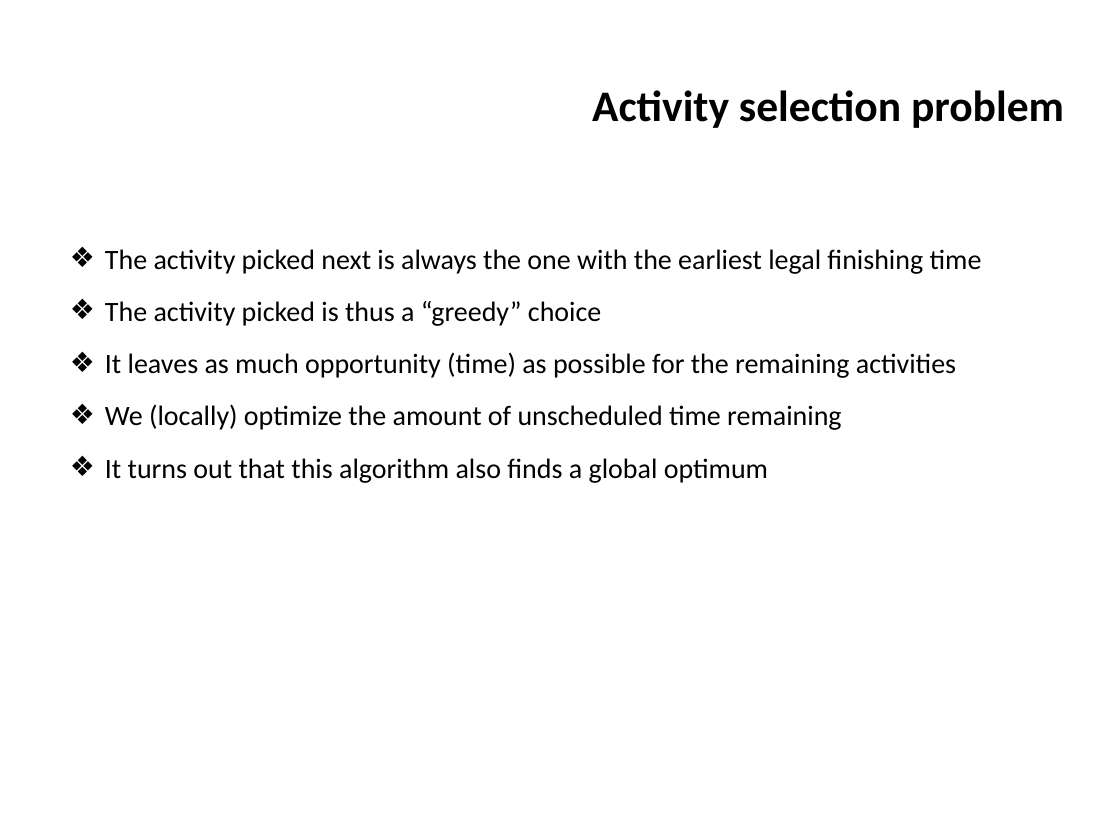
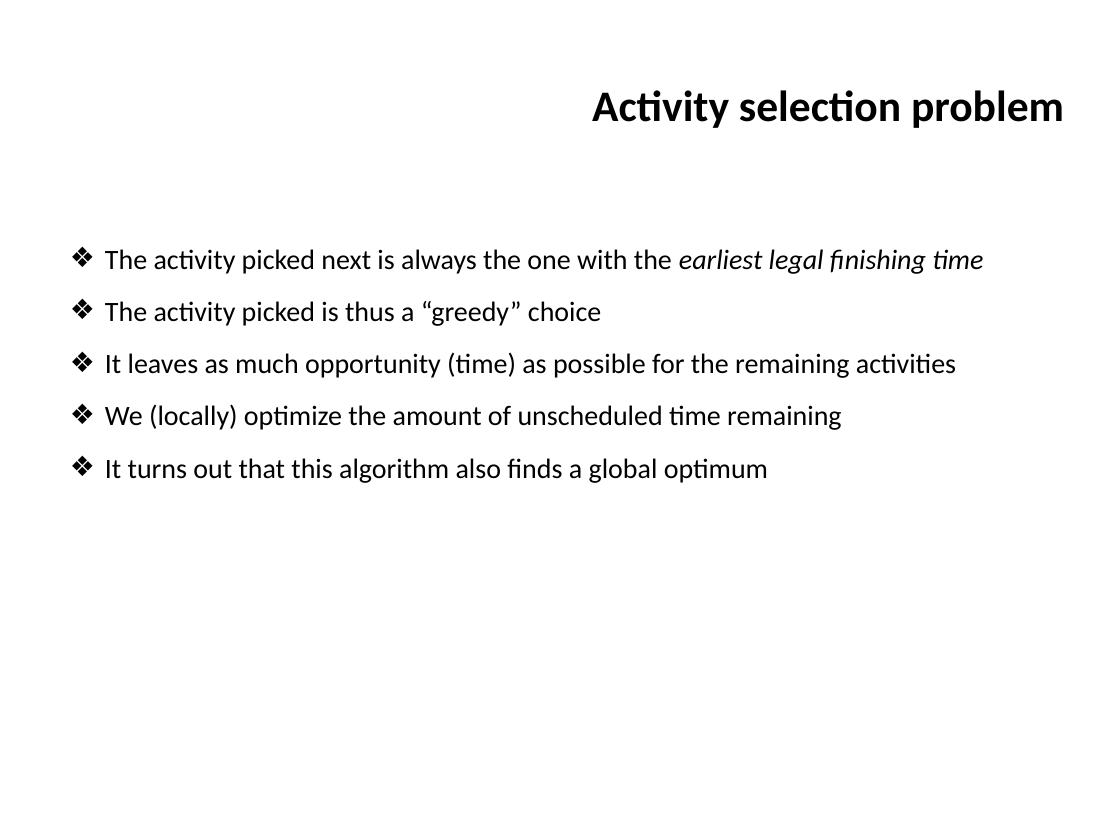
Before and after one commit to ifromm/dsa, a slide deck: slide 31 of slides/unit_7_greedy.pptx. Drawn at 1120x840 pixels with LibreOffice and Linux fonts; fonts in the diff are those of the drawing; background and template pictures are left out. Boxes give left, top, right and bottom in pixels: in the first picture for what was removed or moved away, otherwise in the second. Text is boxed around its words. In the diff, an @@ line names an element or a change of style, - is before the commit and + after.

```diff
--- a/slides/unit_7_greedy.pptx
+++ b/slides/unit_7_greedy.pptx
@@ text at <box>105,249,983,274</box>: italic on in "earliest legal finishing time" @@
```
Also in this commit, not shown: 5 other slides changed, 3 other files.
